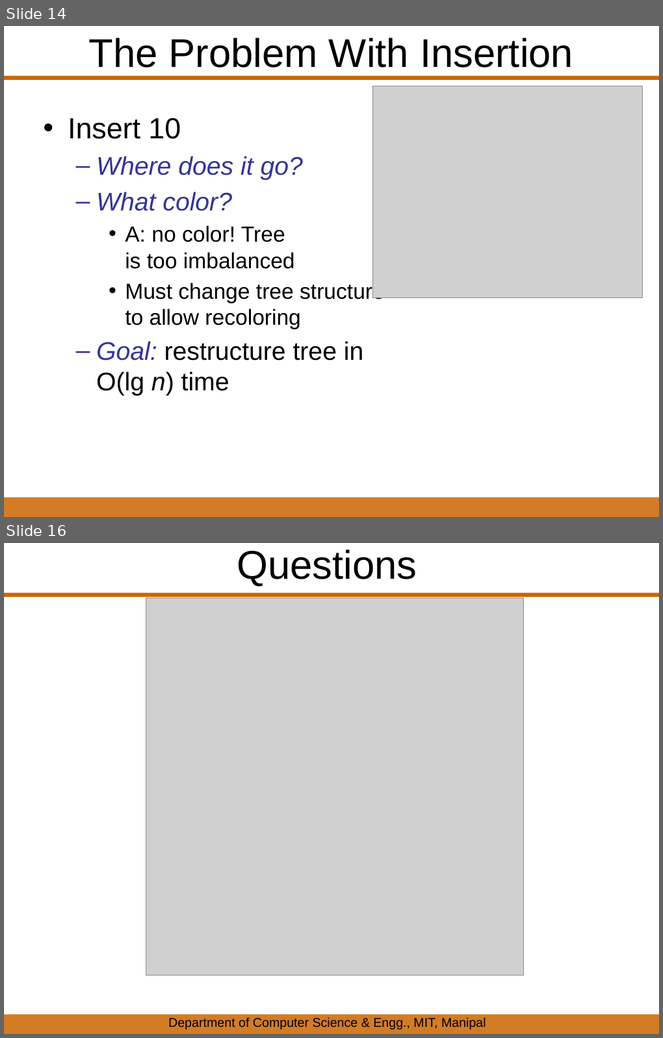
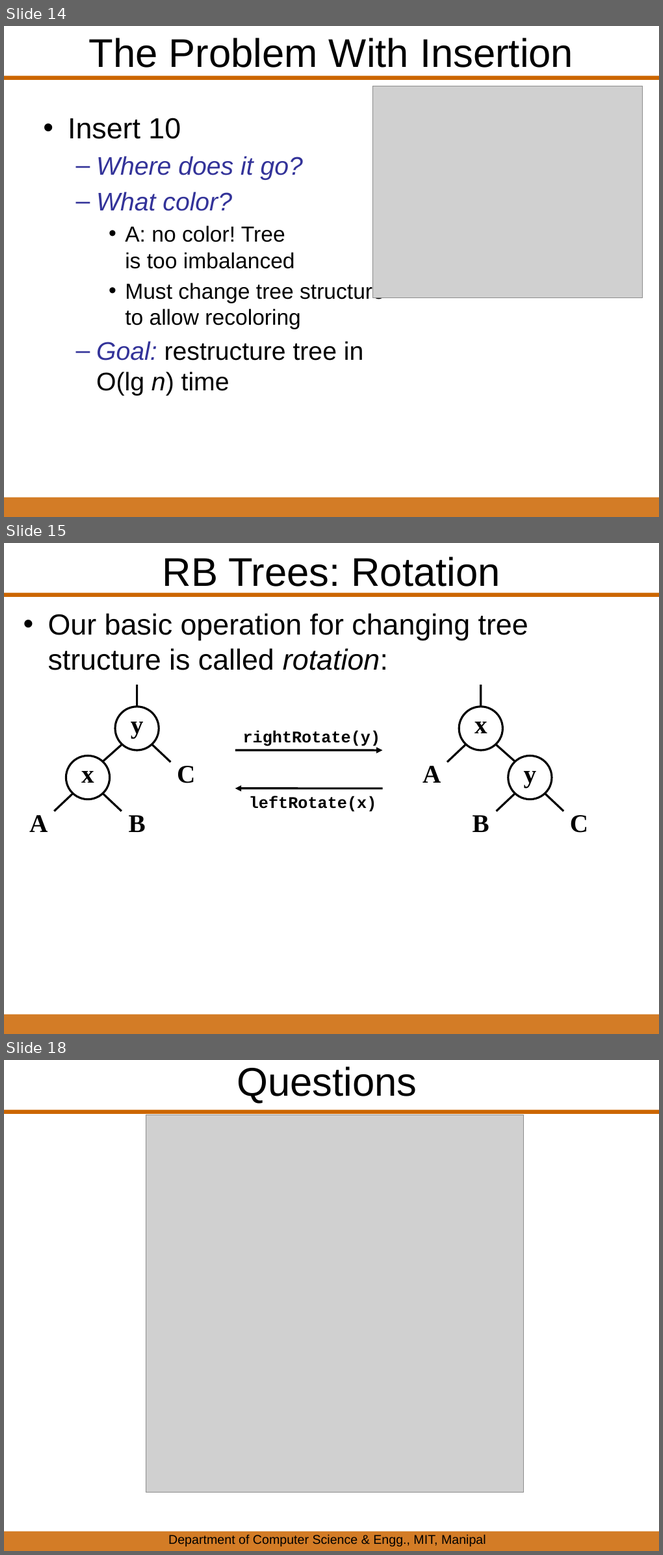
Before and after one commit to pradhanamit-eng/RedBlackTree, a slide deck: PPT/RedBlack_DS_PPT.pptx. Shown one above the other, each under a label of ours: slides 14 and 16 before the commit, slides 14, 15 and 18 after it; the slides between them are not shown. The pictures are 663x1038 and 663x1555 pixels, drawn with LibreOffice and Linux fonts; fonts in the diff are those of the drawing; grey boxes stand for pictures; background and template pictures are left out. Boxes give left, top, right and bottom in pixels: in the first picture for what was removed or moved away, otherwise in the second. Text is boxed around its words. In the diff, an @@ line names an element or a change of style, - is before the commit and + after.

```diff
--- a/PPT/RedBlack_DS_PPT.pptx
+++ b/PPT/RedBlack_DS_PPT.pptx
@@ slide 15 added at (x1=4, y1=543, x2=659, y2=1034), background #FFFFFF; not listed: 2 template elements that a slide beside it also shows @@
@@ text added at (x1=163, y1=557, x2=500, y2=594), 44 pt, text #000000 @@
+RB Trees: Rotation
@@ text added at (x1=48, y1=613, x2=529, y2=670), 32 pt, text #000000 @@
+• Our basic operation for changing tree structure is called rotation:
@@ line added from (137, 707) to (137, 685), #000000 2.25 pt @@
@@ line added from (481, 707) to (481, 685), #000000 2.25 pt @@
@@ ellipse added at (x1=115, y1=707, x2=159, y2=751), fill #FFFFFF, outline #000000 2.25 pt, 28 pt, text #000000, bold @@
+y
@@ ellipse added at (x1=460, y1=707, x2=503, y2=751), fill #FFFFFF, outline #000000 2.25 pt, 28 pt, text #000000, bold @@
+x
@@ text added at (x1=243, y1=730, x2=381, y2=748), 18 pt, text #000000, bold @@
+rightRotate(y)
@@ ellipse added at (x1=66, y1=756, x2=110, y2=800), fill #FFFFFF, outline #000000 2.25 pt, 28 pt, text #000000, bold @@
+x
@@ line added from (121, 745) to (103, 761), #000000 2.25 pt @@
@@ line added from (153, 745) to (170, 763), #000000 2.25 pt @@
@@ ellipse added at (x1=165, y1=756, x2=208, y2=800), fill #FFFFFF, 28 pt, text #000000, bold @@
+C
@@ arrow added from (235, 751) to (383, 751), #000000 2.25 pt @@
@@ ellipse added at (x1=410, y1=756, x2=454, y2=800), fill #FFFFFF, 28 pt, text #000000, bold @@
+A
@@ line added from (466, 745) to (447, 763), #000000 2.25 pt @@
@@ line added from (497, 745) to (514, 761), #000000 2.25 pt @@
@@ ellipse added at (x1=508, y1=756, x2=553, y2=800), fill #FFFFFF, outline #000000 2.25 pt, 28 pt, text #000000, bold @@
+y
@@ line added from (72, 794) to (55, 811), #000000 2.25 pt @@
@@ line added from (103, 794) to (121, 811), #000000 2.25 pt @@
@@ arrow added from (383, 789) to (235, 789), #000000 2.25 pt @@
@@ text added at (x1=249, y1=796, x2=377, y2=812), 18 pt, text #000000, bold @@
+leftRotate(x)
@@ line added from (514, 794) to (497, 811), #000000 2.25 pt @@
@@ line added from (546, 794) to (564, 811), #000000 2.25 pt @@
@@ ellipse added at (x1=17, y1=805, x2=61, y2=849), fill #FFFFFF, 28 pt, text #000000, bold @@
+A
@@ ellipse added at (x1=115, y1=805, x2=159, y2=849), fill #FFFFFF, 28 pt, text #000000, bold @@
+B
@@ ellipse added at (x1=460, y1=805, x2=503, y2=849), fill #FFFFFF, 28 pt, text #000000, bold @@
+B
@@ ellipse added at (x1=558, y1=805, x2=601, y2=849), fill #FFFFFF, 28 pt, text #000000, bold @@
+C
@@ what was slide 16 is now slide 18 @@
```
Also in this commit, not shown: 2 other slides added, 1 slide removed, 4 other files.
